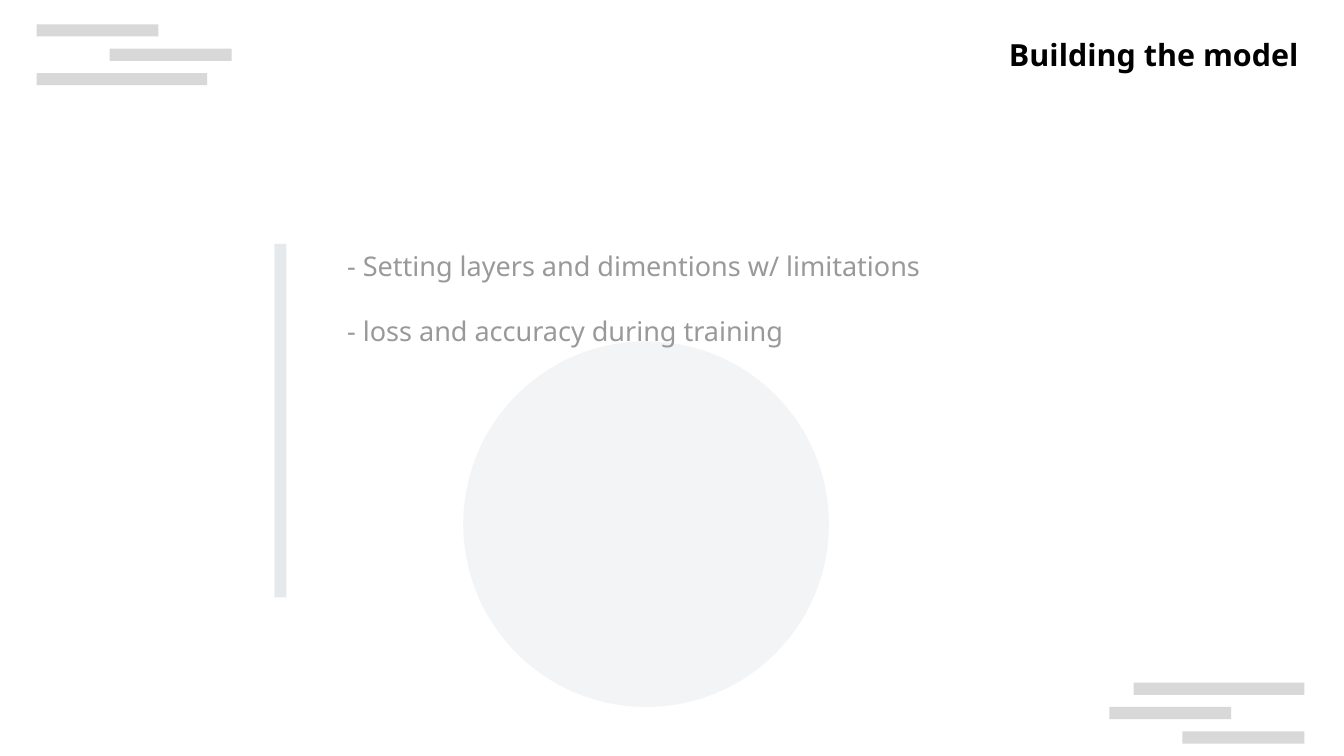
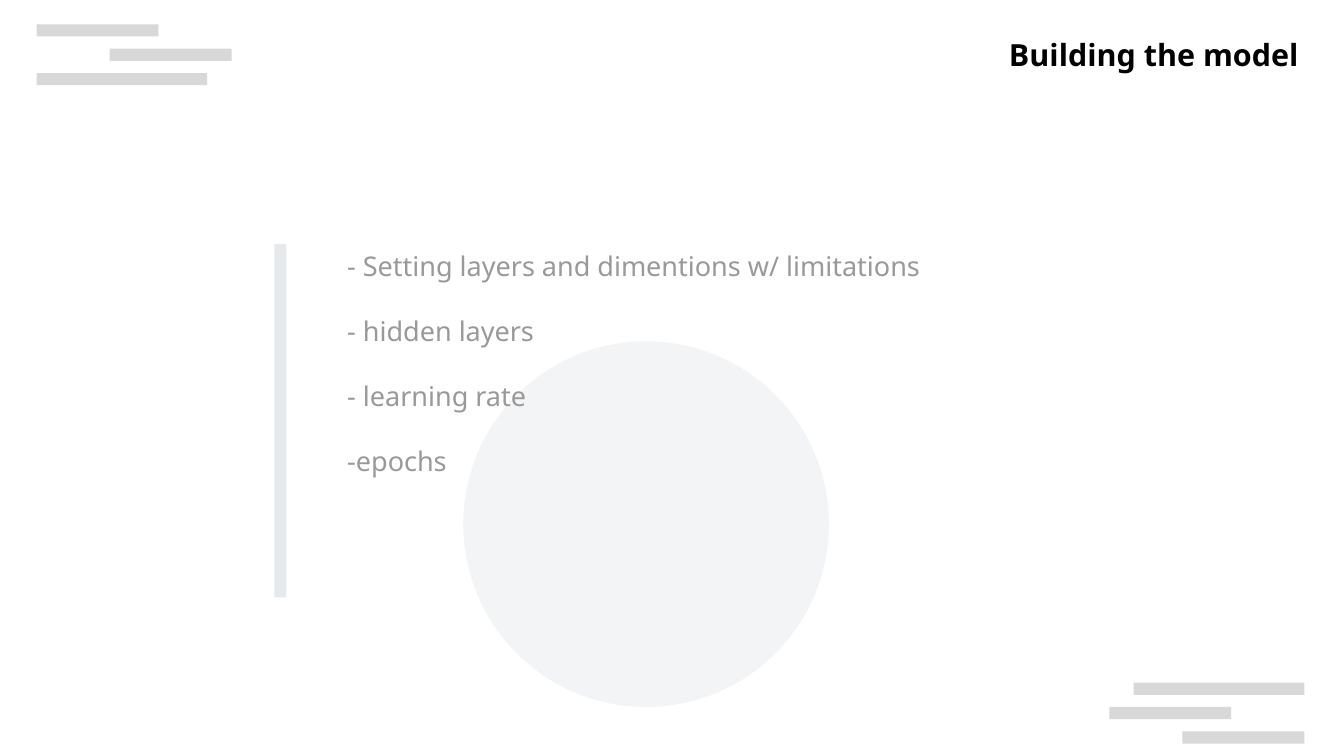
Before and after one commit to ItsAMeMario8/MotorTimingRNN, a slide deck: slide 3 of Modeling_RNN_Motor_Timing.odp. Drawn at 1344x756 pixels with LibreOffice and Linux fonts; fonts in the diff are those of the drawing; background and template pictures are left out. Boxes give left, top, right and bottom in pixels: in the first picture for what was removed or moved away, otherwise in the second. Text is boxed around its words. In the diff, an @@ line names an element or a change of style, - is before the commit and + after.

Commit message:
update

```diff
--- a/Modeling_RNN_Motor_Timing.odp
+++ b/Modeling_RNN_Motor_Timing.odp
@@ text at <box>347,320,534,478</box>: text changed @@
-- loss and accuracy during training
+- hidden layers
+- learning rate
+-epochs
```
